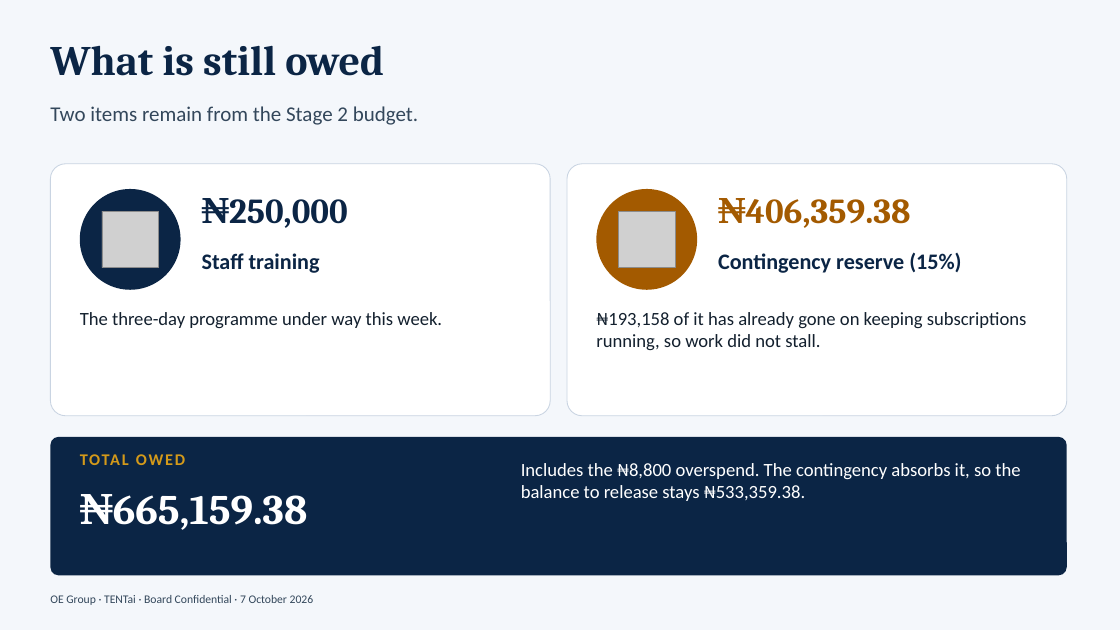
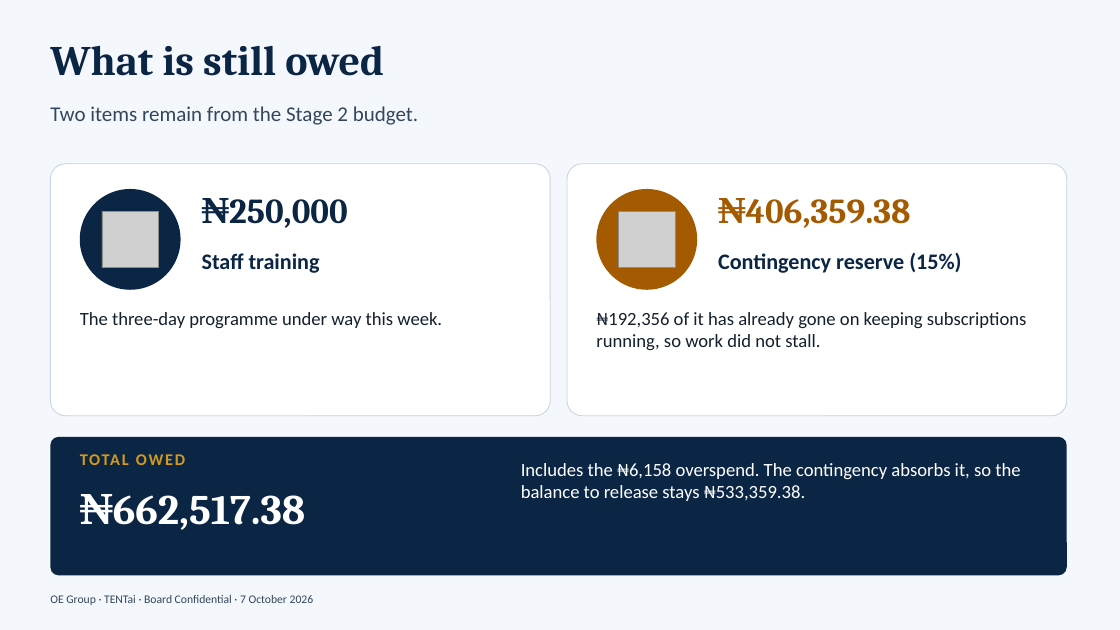
Before and after one commit to tfmlictmgr-collab/oe-group-ipms, a slide deck: slide 9 of docs/OE_Group_Production_Cutover.pptx. Drawn at 1120x630 pixels with LibreOffice and Linux fonts; fonts in the diff are those of the drawing; grey boxes stand for pictures. Boxes give left, top, right and bottom in pixels: in the first picture for what was removed or moved away, otherwise in the second. Text is boxed around its words. In the diff, an @@ line names an element or a change of style, - is before the commit and + after.

```diff
--- a/docs/OE_Group_Production_Cutover.pptx
+++ b/docs/OE_Group_Production_Cutover.pptx
@@ text at box(596, 312, 1027, 350): text changed @@
-₦193,158 of it has already gone on keeping subscriptions running, so work did not stall.
+₦192,356 of it has already gone on keeping subscriptions running, so work did not stall.
@@ text at box(521, 463, 1020, 501): text changed @@
-Includes the ₦8,800 overspend. The contingency absorbs it, so the balance to release stays ₦533,359.38.
+Includes the ₦6,158 overspend. The contingency absorbs it, so the balance to release stays ₦533,359.38.
@@ text at box(113, 495, 305, 530): text changed @@
-₦665,159.38
+₦662,517.38
```
Also in this commit, not shown: 7 other slides changed.
